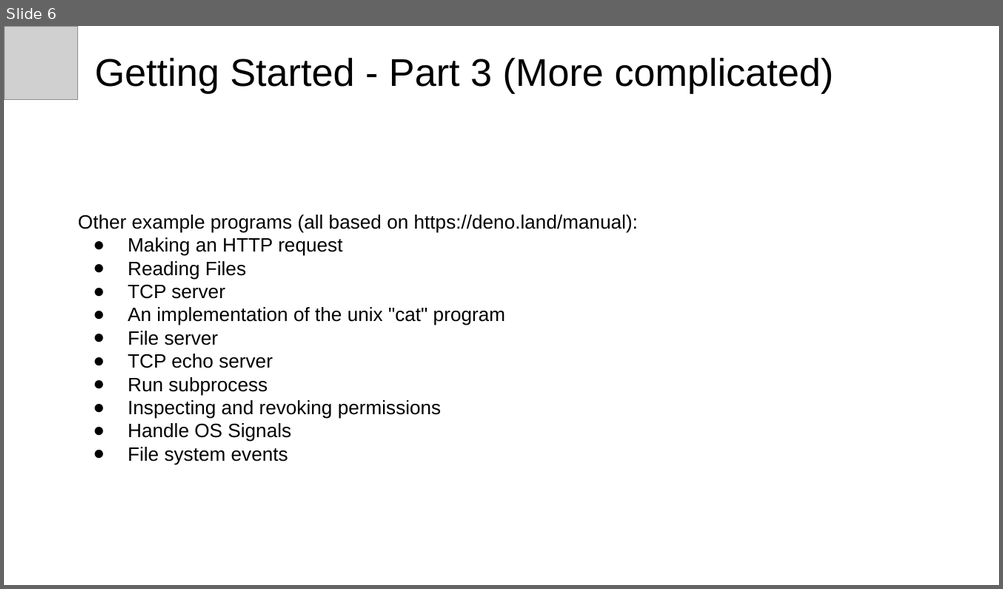
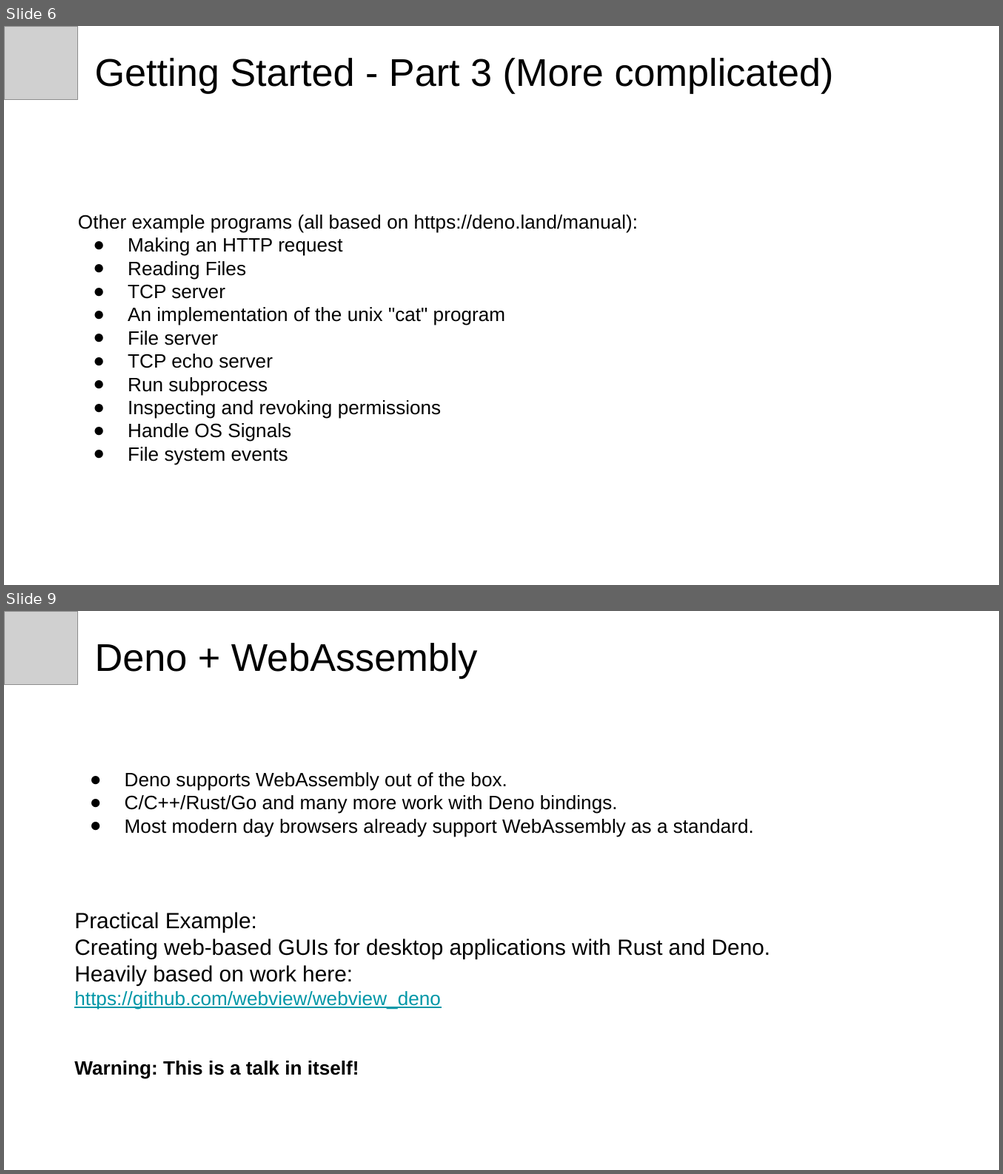
Before and after one commit to michaelachrisco/deno-developer-talk, a slide deck: Introduction to Deno.pptx. Shown one above the other, each under a label of ours: slide 6 before the commit, slides 6 and 9 after it; the slides between them are not shown. The pictures are 1003x589 and 1003x1174 pixels, drawn with LibreOffice and Linux fonts; fonts in the diff are those of the drawing; grey boxes stand for pictures. Boxes give left, top, right and bottom in pixels: in the first picture for what was removed or moved away, otherwise in the second. Text is boxed around its words. In the diff, an @@ line names an element or a change of style, - is before the commit and + after.

Commit message:
feature(deno-web): Deno webassembly based on prior talk and example code

```diff
--- a/Introduction to Deno.pptx
+++ b/Introduction to Deno.pptx
@@ slide 9 added at (4, 611, 999, 1170), background #FFFFFF @@
@@ picture added at (4, 611, 77, 684) @@
@@ title added at (95, 643, 478, 678), 28 pt, text #000000 @@
+Deno + WebAssembly
@@ text added at (74, 772, 770, 1079), 14 pt, text #000000 @@
+● Deno supports WebAssembly out of the box.
+● C/C++/Rust/Go and many more work with Deno bindings.
+● Most modern day browsers already support WebAssembly as a standard.
+Practical Example:
+Creating web-based GUIs for desktop applications with Rust and Deno.
+Heavily based on work here:
+https://github.com/webview/webview_deno
+Warning: This is a talk in itself!
```
Also in this commit, not shown: 2 slides changed, 3 other slides added, 1 slide removed, 1 other file.
